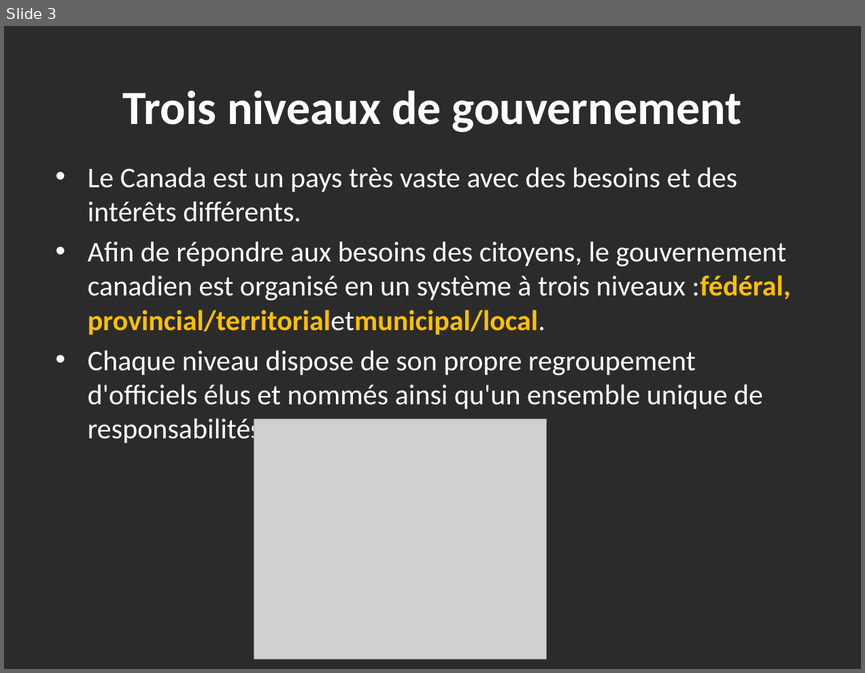
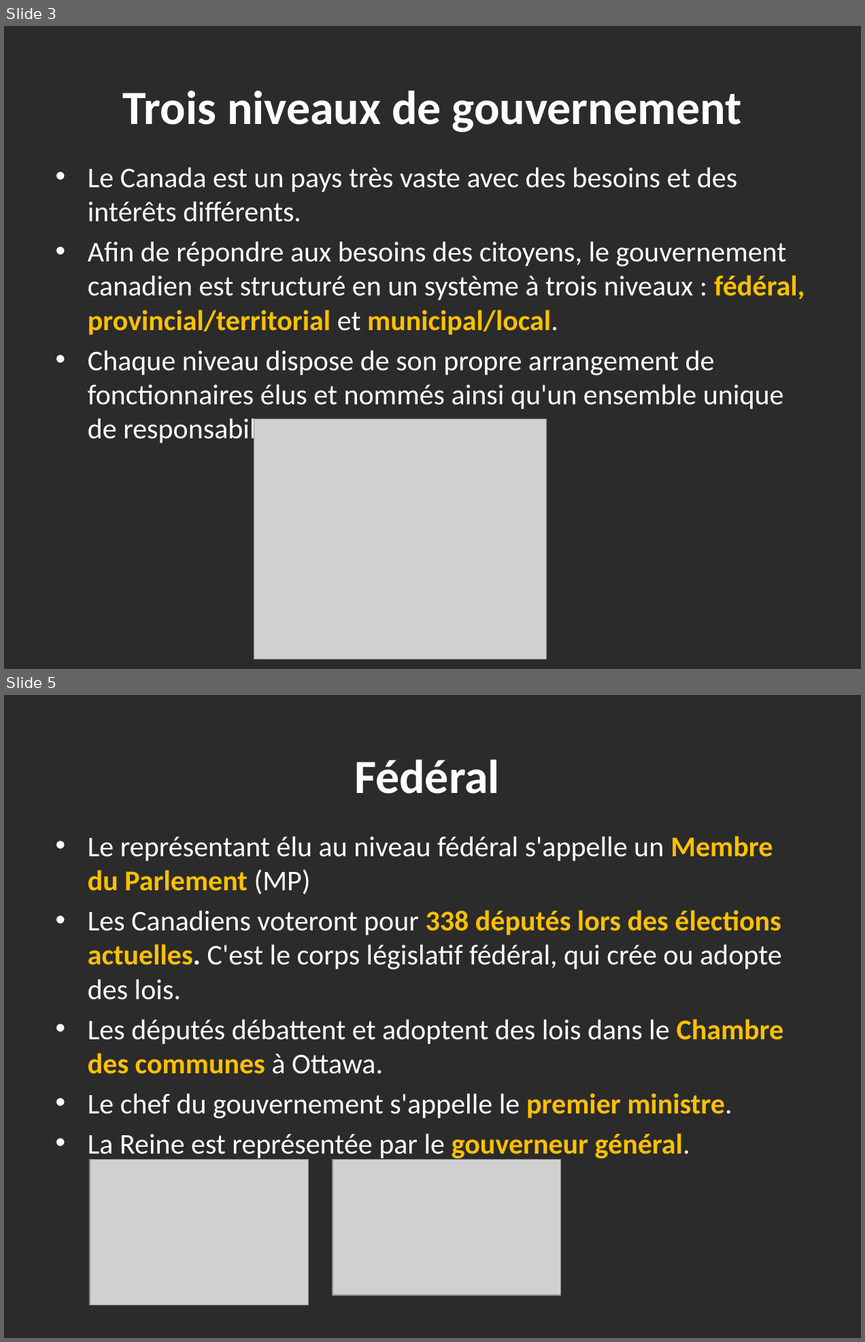
Before and after one commit to haomengqi00709/TranslationAPP, a slide deck: Output_ppt/PPT-3-Government-in-Canada1 (1)_fr_new.pptx. Shown one above the other, each under a label of ours: slide 3 before the commit, slides 3 and 5 after it; the slides between them are not shown. The pictures are 865x673 and 865x1342 pixels, drawn with LibreOffice and Linux fonts; fonts in the diff are those of the drawing; grey boxes stand for pictures; background and template pictures are left out; a plain dark background stands for a picture behind light text. Boxes give left, top, right and bottom in pixels: in the first picture for what was removed or moved away, otherwise in the second. Text is boxed around its words. In the diff, an @@ line names an element or a change of style, - is before the commit and + after.

```diff
--- a/Output_ppt/PPT-3-Government-in-Canada1 (1)_fr_new.pptx
+++ b/Output_ppt/PPT-3-Government-in-Canada1 (1)_fr_new.pptx
@@ slide 5 added at [4,695,861,1338], background picture (left out) @@
@@ title added at [354,760,500,794], 40 pt, text #FFFFFF, bold @@
+Fédéral
@@ text added at [88,836,784,1160], 24 pt, text #FFFFFF @@
+• Le représentant élu au niveau fédéral s'appelle un Membre du Parlement (MP)
+• Les Canadiens voteront pour 338 députés lors des élections actuelles. C'est le corps législatif fédéral, qui crée ou adopte des lois.
+• Les députés débattent et adoptent des lois dans le Chambre des communes à Ottawa.
+• Le chef du gouvernement s'appelle le premier ministre.
+• La Reine est représentée par le gouverneur général.
@@ picture added at [90,1159,308,1305] @@
@@ picture added at [332,1159,560,1295] @@
@@ slide 3 changed as well @@
@@ text at [88,242,804,446]: text changed @@
-• Afin de répondre aux besoins des citoyens, le gouvernement canadien est organisé en un système à trois niveaux :fédéral, provincial/territorialetmunicipal/local.
-• Chaque niveau dispose de son propre regroupement d'officiels élus et nommés ainsi qu'un ensemble unique de responsabilités.
+• Afin de répondre aux besoins des citoyens, le gouvernement canadien est structuré en un système à trois niveaux : fédéral, provincial/territorial et municipal/local.
+• Chaque niveau dispose de son propre arrangement de fonctionnaires élus et nommés ainsi qu'un ensemble unique de responsabilités.
```
Also in this commit, not shown: 2 other slides changed, 6 other slides added, 21 other files.
